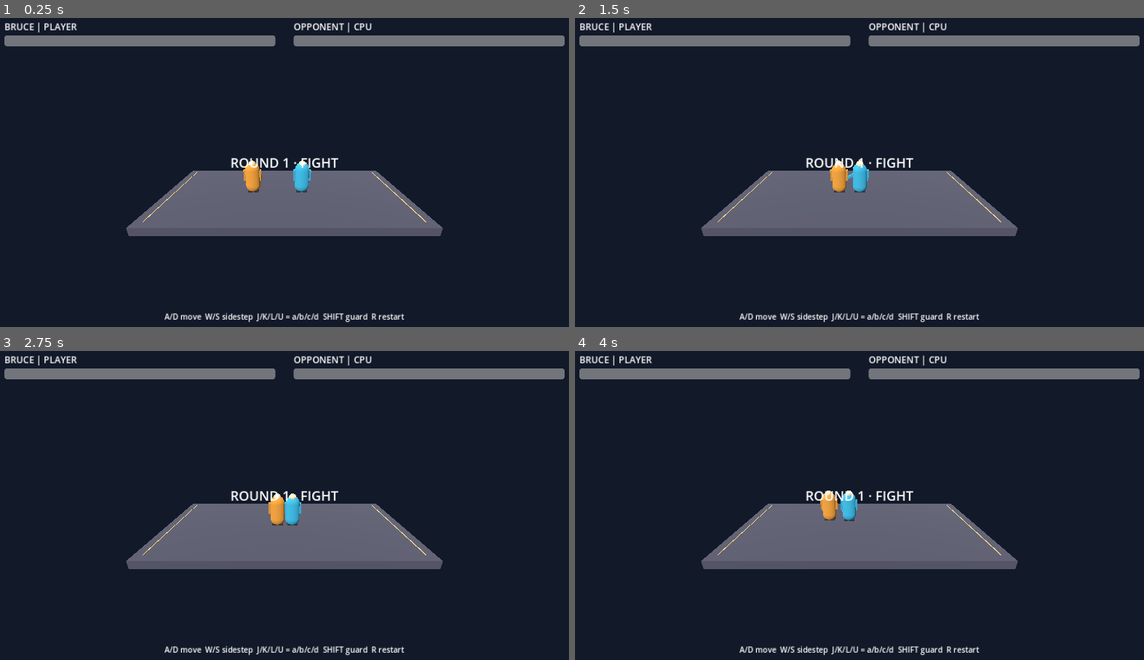
Above: before the commit, frames 1-4 (two rows, left to right).
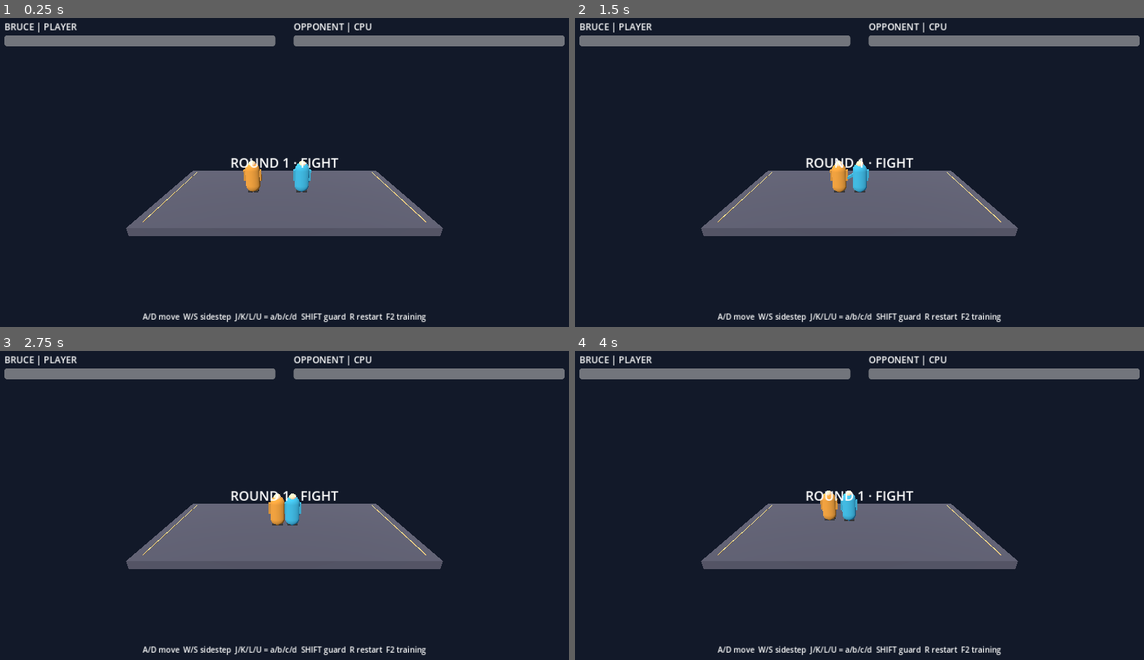
Above: after the commit, the same moments.

Repository: wucong220/brucelee-pc-port
Game: Godot game, scene res://scenes/main.tscn
Two runs of this game, one before a commit and one after it. Both use one fixed random seed, a clock stepped at 60 frames per second and the inputs below.
Inputs:
- Up to frame 1 (0.25 s): no input
- Up to frame 2 (1.5 s): tap Enter at 0.5 s; hold D 0.53-1.28 s; tap R at 0.6 s; tap K at 0.8, 1.35 s; hold S from 1.28 s (still down)
- Up to frame 3 (2.75 s): tap L at 1.55, 2.1 s; release S at 2.03 s; hold D from 2.03 s (still down); tap R at 2.3 s
- Up to frame 4 (4 s): release D at 2.78 s; hold W 2.78-3.53 s; tap R at 2.85 s; tap K at 3.05, 3.6 s; hold A from 3.53 s (still down); tap L at 3.8 s

The runs differ from the first frame. In frame 1, 0.8% of the frame differs, in the area x 25-75%, y 95-99%; in frame 2, 0.8%; in frame 3, 0.8%; in frame 4, 0.8%.

Commit message:
Add ground pursuit practice mode

Diff:
--- a/godot/scripts/hud.gd
+++ b/godot/scripts/hud.gd
@@ -6,6 +6,7 @@
 var hint: Label
 var center_message: Label
 var footer: Label
+var context_hint: Label
 
 func _ready() -> void:
     var screen: Control = Control.new()
@@ -52,8 +53,20 @@
     footer.offset_bottom = -12
     footer.horizontal_alignment = HORIZONTAL_ALIGNMENT_CENTER
     footer.add_theme_font_size_override("font_size", 17)
-    footer.text = "A/D move  W/S sidestep  J/K/L/U = a/b/c/d  SHIFT guard  R restart"
+    footer.text = "A/D move  W/S sidestep  J/K/L/U = a/b/c/d  SHIFT guard  R restart  F2 training"
     screen.add_child(footer)
+    context_hint = Label.new()
+    context_hint.anchor_top = 1.0
+    context_hint.anchor_bottom = 1.0
+    context_hint.anchor_right = 1.0
+    context_hint.offset_left = 15
+    context_hint.offset_right = -15
+    context_hint.offset_top = -94
+    context_hint.offset_bottom = -65
+    context_hint.horizontal_alignment = HORIZONTAL_ALIGNMENT_CENTER
+    context_hint.add_theme_font_size_override("font_size", 18)
+    context_hint.add_theme_color_override("font_color", Color(1.0, 0.85, 0.45))
+    screen.add_child(context_hint)
     center_message = hint
 
 func _add_label(parent: Node, value: String, font_size: int) -> void:
@@ -103,3 +116,6 @@
 
 func show_message(value: String) -> void:
     center_message.text = value
+
+func set_context_hint(value: String) -> void:
+    context_hint.text = value
--- a/godot/scripts/main.gd
+++ b/godot/scripts/main.gd
@@ -13,6 +13,7 @@
 var ai_guard_sequence: int = -1
 var ai_guard_decision: bool = false
 var done: bool = false
+var training_mode: bool = false
 var elapsed: float = 0.0
 var notice_timer: float = 0.0
 var rng: RandomNumberGenerator = RandomNumberGenerator.new()
@@ -264,20 +265,24 @@
     computer.combat_hit.connect(_on_hit)
 
 func _reset_match() -> void:
-    player.reset_fighter(Vector3(-2.0, 1.20, 0.0))
-    computer.reset_fighter(Vector3(2.0, 1.20, 0.0))
+    player.reset_fighter(Vector3(-0.25 if training_mode else -2.0, 1.20, 0.0))
+    computer.reset_fighter(Vector3(0.25 if training_mode else 2.0, 1.20, 0.0))
+    if training_mode:
+        computer._enter_locomotion_state("facedownidle")
+        computer._animate_candidate()
     done = false
     elapsed = 0.0
     ai_timer = 0.75
     ai_guard_sequence = -1
     ai_guard_decision = false
     notice_timer = 1.2
-    hud.show_message("ROUND 1 · FIGHT")
+    hud.show_message("TRAINING · K L L / K U U" if training_mode else "ROUND 1 · FIGHT")
 
 func _physics_process(delta: float) -> void:
     if hud == null:
         return
     hud.set_health(player.health, computer.health)
+    hud.set_context_hint(_contextual_controls())
     if notice_timer > 0.0:
         notice_timer -= delta
         if notice_timer <= 0.0 and not done:
@@ -291,7 +296,34 @@
     var z: float = float(Input.is_key_pressed(KEY_S)) - float(Input.is_key_pressed(KEY_W))
     player.move_axis = Vector2(x, z)
     player.guard_held = Input.is_key_pressed(KEY_SHIFT)
-    _think_ai(delta)
+    if training_mode:
+        computer.move_axis = Vector2.ZERO
+        computer.guard_held = false
+    else:
+        _think_ai(delta)
+
+func _contextual_controls() -> String:
+    if done:
+        return ""
+    var clips: Dictionary = player.get("_candidate_clip_paths")
+    if player.state in ["facedownidle", "faceupidle"]:
+        var getup_clip: String = (PortFighter.FACEDOWN_GETUP_CLIP
+                if player.state == "facedownidle" else PortFighter.FACEUP_GETUP_CLIP)
+        var attack_clip: String = (PortFighter.FACEDOWN_ATTACK_CLIP
+                if player.state == "facedownidle" else PortFighter.FACEUP_ATTACK_CLIP)
+        var options: Array[String] = []
+        if clips.has(getup_clip):
+            options.append("A/D: get up after a short delay")
+        if clips.has(attack_clip):
+            options.append("Ground attack: J J J / J K K / K L L / K U U")
+        return "   |   ".join(options)
+    if (player.state in ["idle", "idle2"]
+            and is_instance_valid(computer)
+            and computer.current_source_pose() == "laying"
+            and clips.has(PortFighter.ATTACK_TO_FLOOR_CLIP)
+            and clips.has(PortFighter.IDLE2_CLIP)):
+        return "Downed opponent: K L L / K U U  (close range)"
+    return ""
 
 func _think_ai(delta: float) -> void:
     var separation: float = player.position.x - computer.position.x
@@ -357,7 +389,7 @@
     var key_event: InputEventKey = event as InputEventKey
     if not key_event.pressed or key_event.echo:
         return
-    if done and key_event.keycode != KEY_R:
+    if done and key_event.keycode not in [KEY_R, KEY_F2]:
         return
     match key_event.keycode:
         KEY_J:
@@ -379,9 +411,32 @@
                 player.record_virtual_press("d")
         KEY_R:
             _reset_match()
+        KEY_F2:
+            if training_mode:
+                training_mode = false
+                _reset_match()
+            elif _training_available():
+                training_mode = true
+                _reset_match()
+            else:
+                hud.show_message("TRAINING NEEDS CANDIDATE ANIMATIONS")
+                notice_timer = 2.0
+
+func _training_available() -> bool:
+    var player_clips: Dictionary = player.get("_candidate_clip_paths")
+    var computer_clips: Dictionary = computer.get("_candidate_clip_paths")
+    return (player.candidate_loaded and computer.candidate_loaded
+            and player_clips.has(PortFighter.ATTACK_TO_FLOOR_CLIP)
+            and player_clips.has(PortFighter.IDLE2_CLIP)
+            and computer_clips.has(PortFighter.BRICK_FACEDOWN_IDLE_CLIP)
+            and computer_clips.has(PortFighter.FACEDOWN_IMPACT_CLIP))
 
 func _on_hit(attacker: PortFighter, defender: PortFighter, action: String, damage: float, blocked: bool) -> void:
     if done:
+        return
+    if training_mode and attacker == player and action == "attacktofloor" and not blocked:
+        hud.show_message("TRAINING HIT · R TO RETRY")
+        notice_timer = 0.0
         return
     if blocked:
         hud.show_message("BLOCK!")
--- a/godot/tests/validate_ground_pose.gd
+++ b/godot/tests/validate_ground_pose.gd
@@ -32,7 +32,9 @@
         ])
         quit(1)
         return
-    if (not _check_brick(brick) or not _check_bruce(player)
+    if (not _check_contextual_controls(scene, player, brick)
+            or not _check_training(scene, player, brick)
+            or not _check_brick(brick) or not _check_bruce(player)
             or not _check_attack_to_floor_input_resets(player, brick)
             or not _check_attack_to_floor_repeated_rejection(player, brick)
             or not _check_attack_to_floor_rejected_then_accepted(player, brick)
@@ -48,6 +50,91 @@
         "scope": "candidate attacktofloor input path; original timing and link priority unverified",
     }))
     quit(0)
+
+
+func _check_contextual_controls(scene: Node, player: PortFighter, brick: PortFighter) -> bool:
+    player.reset_fighter(Vector3.ZERO)
+    brick.reset_fighter(Vector3(0.25, 1.2, 0.0))
+    if scene._contextual_controls() != "":
+        push_error("Ground controls appeared while both fighters were standing")
+        return false
+    brick._enter_locomotion_state("facedownidle")
+    if not scene._contextual_controls().contains("K L L / K U U"):
+        push_error("Downed-opponent controls were not shown")
+        return false
+    scene._physics_process(0.0)
+    var hud: PortHUD = scene.get("hud")
+    if not hud.context_hint.text.contains("K L L / K U U"):
+        push_error("Downed-opponent controls did not reach the HUD")
+        return false
+    player._enter_locomotion_state("facedownidle")
+    var text: String = scene._contextual_controls()
+    if not text.contains("A/D: get up") or not text.contains("J J J"):
+        push_error("Face-down controls were not shown")
+        return false
+    player._enter_locomotion_state("faceupidle")
+    text = scene._contextual_controls()
+    if not text.contains("A/D: get up") or not text.contains("J J J"):
+        push_error("Face-up controls were not shown")
+        return false
+    var clips: Dictionary = player.get("_candidate_clip_paths")
+    var attack_path: Variant = clips[PortFighter.FACEUP_ATTACK_CLIP]
+    clips.erase(PortFighter.FACEUP_ATTACK_CLIP)
+    text = scene._contextual_controls()
+    clips[PortFighter.FACEUP_ATTACK_CLIP] = attack_path
+    if text.contains("Ground attack") or not text.contains("A/D: get up"):
+        push_error("Controls advertised an unavailable ground attack")
+        return false
+    scene.set("done", true)
+    if scene._contextual_controls() != "":
+        push_error("Controls remained visible after the round ended")
+        return false
+    scene.set("done", false)
+    player.reset_fighter(Vector3.ZERO)
+    brick.reset_fighter(Vector3(0.25, 1.2, 0.0))
+    return true
+
+
+func _check_training(scene: Node, player: PortFighter, brick: PortFighter) -> bool:
+    var clips: Dictionary = brick.get("_candidate_clip_paths")
+    var impact_path: Variant = clips[PortFighter.FACEDOWN_IMPACT_CLIP]
+    clips.erase(PortFighter.FACEDOWN_IMPACT_CLIP)
+    _press_key(scene, KEY_F2)
+    clips[PortFighter.FACEDOWN_IMPACT_CLIP] = impact_path
+    if scene.get("training_mode"):
+        push_error("Training started without the required Brick impact clip")
+        return false
+    _press_key(scene, KEY_F2)
+    if not scene.get("training_mode"):
+        push_error("Training did not start with candidate animations available")
+        return false
+    var hud: PortHUD = scene.get("hud")
+    for attempt: int in range(10):
+        if (player.state != "idle" or brick.state != "facedownidle"
+                or player.health != 100.0 or brick.health != 100.0):
+            push_error("Training reset retained state on attempt %d" % attempt)
+            return false
+        player.candidate_visual_blending_enabled = (attempt % 2 == 1)
+        for key: int in [KEY_K, KEY_L, KEY_L]:
+            _press_key(scene, key)
+        if player.state != "attacktofloor":
+            push_error("Training attack did not start on attempt %d" % attempt)
+            return false
+        player._advance_timed_states(18.01 / PortFighter.SOURCE_FRAME_RATE)
+        if absf(brick.health - 94.0) > 0.001 or not hud.center_message.text.contains("TRAINING HIT"):
+            push_error("Training did not record exactly one hit on attempt %d" % attempt)
+            return false
+        player._advance_timed_states(5.0 / PortFighter.SOURCE_FRAME_RATE)
+        if absf(brick.health - 94.0) > 0.001:
+            push_error("Training applied duplicate damage")
+            return false
+        _press_key(scene, KEY_R)
+    _press_key(scene, KEY_F2)
+    if (scene.get("training_mode") or player.state != "idle"
+            or brick.state != "idle" or absf(player.position.x + 2.0) > 0.001):
+        push_error("Training exit did not restore the normal match")
+        return false
+    return true
 
 
 func _check_attack_to_floor(scene: Node, player: PortFighter, brick: PortFighter) -> bool:
Not shown, changed: README_zh.md
Not shown, changed: docs/CANDIDATE_INTEGRATION.md
